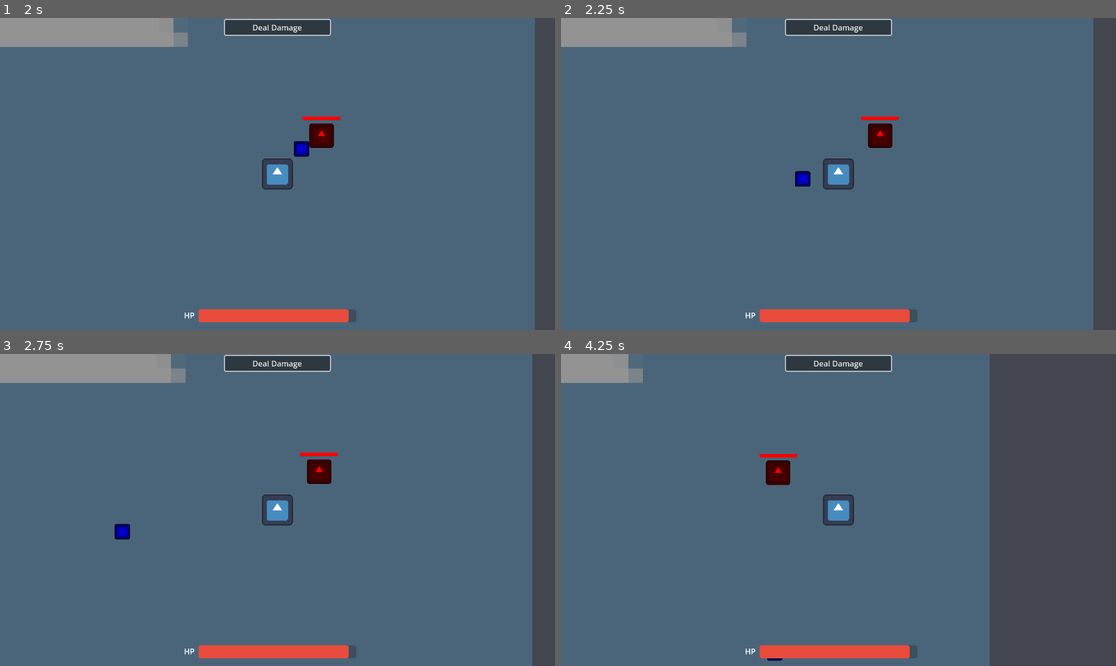
Above: before the commit, frames 1-4 (two rows, left to right).
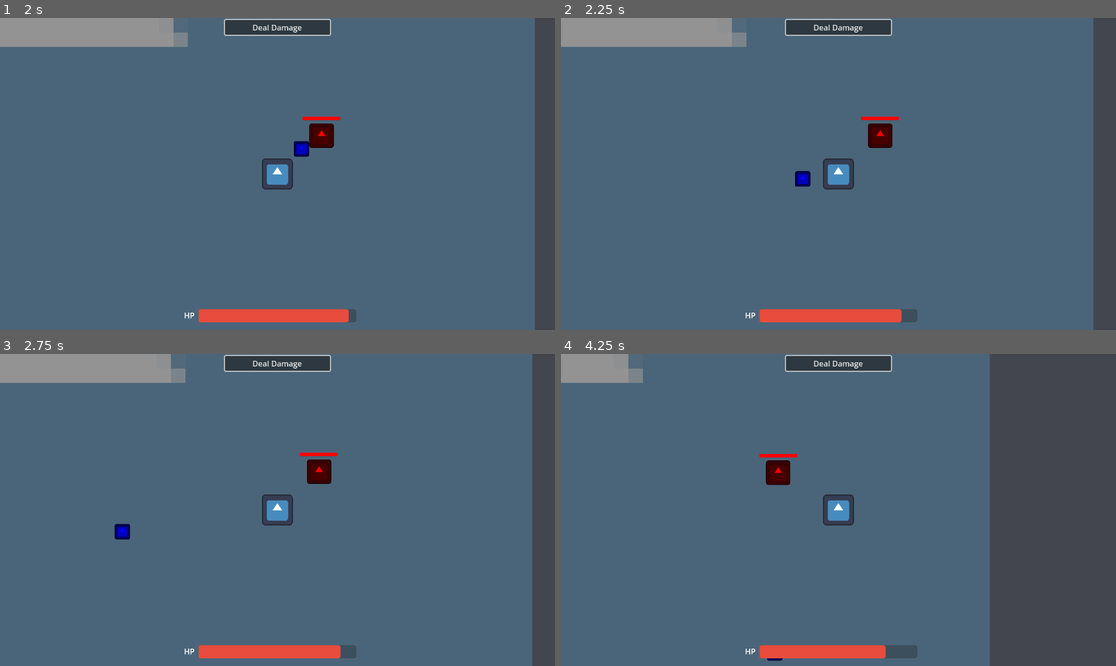
Above: after the commit, the same moments.

Repository: david8zhang/magical-researcher
Game: Godot game, scene res://scenes/Main.tscn
Two runs of this game, one before a commit and one after it. Both use one fixed random seed, a clock stepped at 60 frames per second and the inputs below. The engine's default icon, where the game draws it, is replaced by a stand-in: a white triangle on a blue panel in a dark square.
Inputs (mouse positions are in pixels of both pictures, inside the frame that each line leads up to):
- Up to frame 1 (2 s): click "Deal Damage" at 0.5 s; move the mouse to (399, 158) at 1.27 s; hold D (move_right) from 1.28 s (still down); click (399, 158) at 1.42 s
- Up to frame 2 (2.25 s): release D (move_right) at 2 s; drag from (727, 189) to (855, 152) at 2.02 s
- Up to frame 3 (2.75 s): no input
- Up to frame 4 (4.25 s): move the mouse to (894, 441) at 2.77 s; hold D (move_right) 2.78-3.5 s; drag from (810, 572) to (672, 463) at 3.52 s

Frame 1 is identical in both runs. In frame 2, less than 0.1% of the frame differs, in the area x 61-63%, y 93-98%; in frame 3, less than 0.1%; in frame 4, 0.2%, in the area x 58-63%, y 93-98%.

Commit message:
added enemy damage logic

Diff:
--- a/prefabs/enemies/BasicEnemy.tscn
+++ b/prefabs/enemies/BasicEnemy.tscn
@@ -17,8 +17,9 @@
 lock_rotation = true
 script = ExtResource("1_dablm")
 
-[node name="BasicEnemyAI" parent="." node_paths=PackedStringArray("blackboard") instance=ExtResource("2_e4t6s")]
-blackboard = NodePath("@Node@325872")
+[node name="BasicEnemyAI" parent="." node_paths=PackedStringArray("blackboard", "actor") instance=ExtResource("2_e4t6s")]
+blackboard = NodePath("@Node@348511")
+actor = NodePath("..")
 
 [node name="Sprite2D" type="Sprite2D" parent="."]
 self_modulate = Color(1, 0, 0, 1)
@@ -34,5 +35,7 @@
 offset_right = 39.0
 offset_bottom = -32.0
 theme_override_styles/fill = SubResource("StyleBoxFlat_fay81")
-value = 100.0
+max_value = 20.0
+step = 1.0
+value = 20.0
 show_percentage = false
--- a/scripts/BasicSpell.gd
+++ b/scripts/BasicSpell.gd
@@ -3,6 +3,7 @@
 
 @export var projectile: PackedScene
 var projectile_speed = 500
+var damage = 5
 var did_cast = false
 
 func _ready():
@@ -37,4 +38,8 @@
 
 func on_projectile_hit(body: Node):
 	if body is BasicEnemy:
-		print("hit enemy!")
+		var enemy = body as Enemy
+		enemy.take_damage(damage)
+	elif body is Player:
+		var player = body as Player
+		player.take_damage(damage)
--- a/scripts/enemies/Enemy.gd
+++ b/scripts/enemies/Enemy.gd
@@ -14,7 +14,10 @@
 var roam_wait_time = -1
 var roam_state = RoamingState.IDLE
 
+signal on_death
+
 @onready var game = get_node("/root/Main") as Game
+@onready var healthbar = $ProgressBar as ProgressBar
 
 func move_to_position(target_position: Vector2):
 	var dist_to_target = global_position.distance_to(target_position)
@@ -53,3 +56,9 @@
 	var x_diff = randi_range(50, 200) * (-1 if randi_range(0, 1) == 0 else 1)
 	var y_diff = randi_range(50, 200) * (-1 if randi_range(0, 1) == 0 else 1)
 	return Vector2(global_position.x + x_diff, global_position.y + y_diff)
+
+func take_damage(damage):
+	healthbar.value -= damage
+	if healthbar.value == 0:
+		on_death.emit()
+		queue_free()
